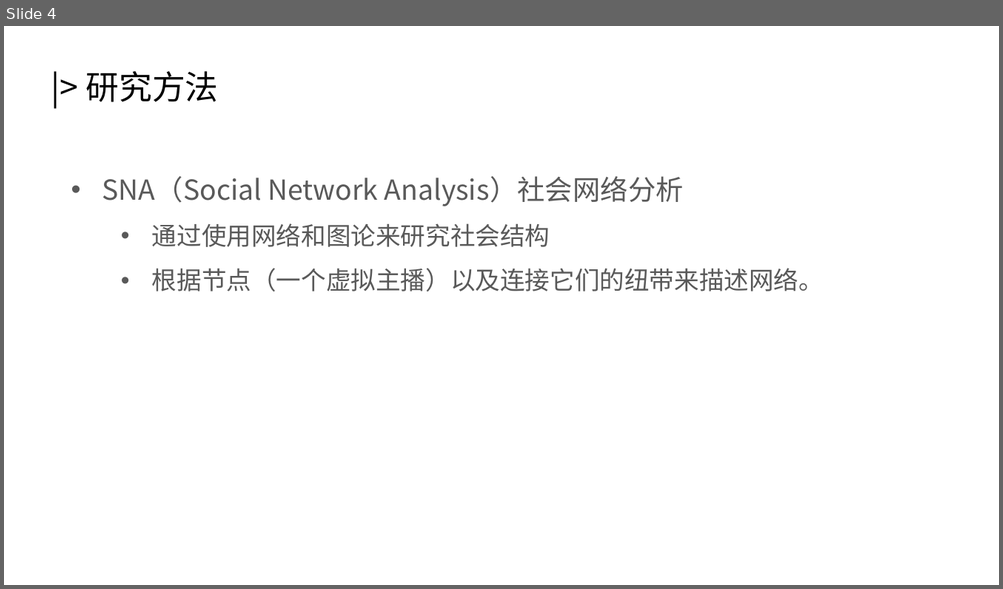
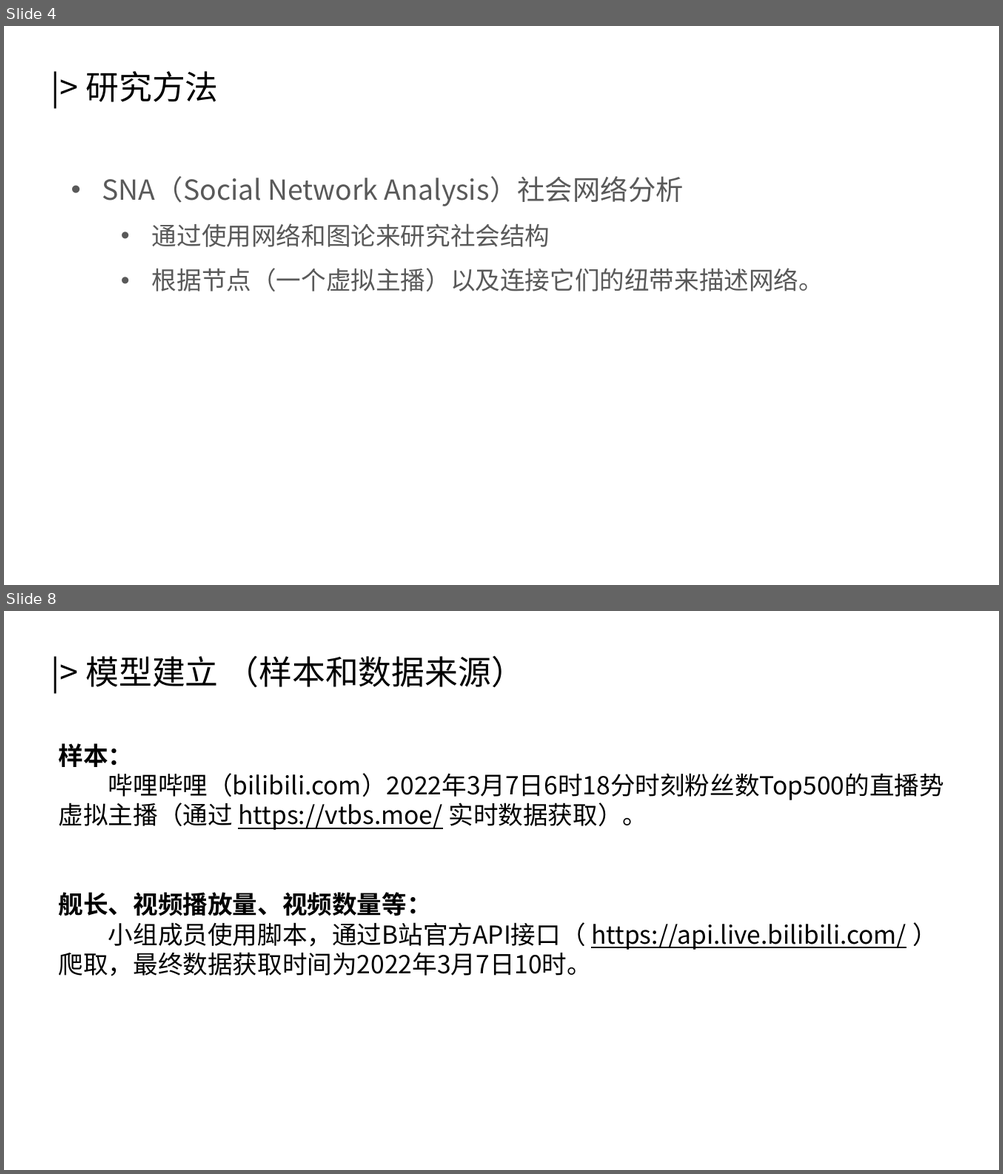
Before and after one commit to HomeArchbishop/math-modeling-2022, a slide deck: essay/复赛答辩.pptx. Shown one above the other, each under a label of ours: slide 4 before the commit, slides 4 and 8 after it; the slides between them are not shown. The pictures are 1003x589 and 1003x1174 pixels, drawn with LibreOffice and Linux fonts; fonts in the diff are those of the drawing. Boxes give left, top, right and bottom in pixels: in the first picture for what was removed or moved away, otherwise in the second. Text is boxed around its words. In the diff, an @@ line names an element or a change of style, - is before the commit and + after.

```diff
--- a/essay/复赛答辩.pptx
+++ b/essay/复赛答辩.pptx
@@ slide 8 added at (4,611,999,1170), background #FFFFFF @@
@@ text added at (86,655,524,687), 24 pt, text #000000 @@
+|> 模型建立 （样本和数据来源）
@@ text added at (59,743,944,977), 18 pt, text #000000 @@
+样本：
+哔哩哔哩（bilibili.com）2022年3月7日6时18分时刻粉丝数Top500的直播势虚拟主播（通过 https://vtbs.moe/ 实时数据获取）。
+舰长、视频播放量、视频数量等：
+小组成员使用脚本，通过B站官方API接口（ https://api.live.bilibili.com/ ）爬取，最终数据获取时间为2022年3月7日10时。
```
Also in this commit, not shown: 1 slide changed, 15 other slides added.
